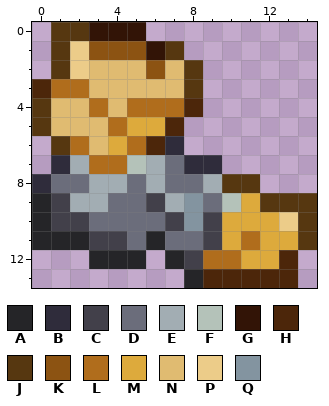
A pixel-art sprite gets an edit: Content/Items/Armor/LightfootSaboton.png. The picture above was drawn from the file before the commit.
The file is 30x28 pixels, drawn in blocks of 2x2; one block is one cell here. Colours within 5 levels of each other are drawn and written as one.
Palette (. is transparent): A #252528  B #2f2c3b  C #42404a  D #6b6d7b  E #a2adb3  F #b4c2b9  G #321406  H #4c260a  J #563710  K #8c5312  L #b06d1c  M #ddaa3c  N #e0bb71  P #eccc89  Q #8394a0
The same view after the edit:
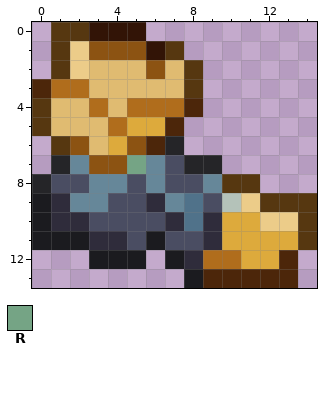
Colours new in this view: R #75a485
The exact change:
colour A: #252528 -> #1b1b1f
colour B: #2f2c3b -> #252528
colour C: #42404a -> #2f2c3b
colour D: #6b6d7b -> #4a4d62
colour E: #a2adb3 -> #668799
colour Q: #8394a0 -> #50728a
y 6: x 2 L -> K; x 5 L -> K
y 7: x 3..5 LLF -> KKR
y 9: x 11 M -> P
y 10: x 12 M -> P
y 11: x 11 L -> M
Boxes around the changes in both pictures, in picture pixels (x1, y1, x2, y2):
changed: (32, 136, 279, 288)
